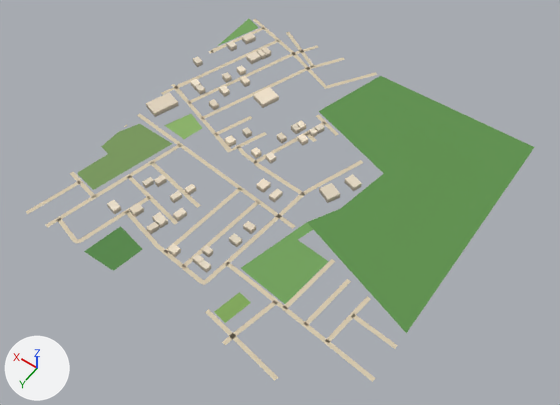
What one commit did to the glTF model public/assets/bengaluru-region-v1/tiles/t21_-20-l1.glb.
Both versions are drawn from a 50 mm lens placed at (10363.0, -9188.0, 820.0), pointed at (10744.0, -9722.0, -18.0). Every picture has the same lights, and +X, +Y and +Z are marked at lower left. The picture after the commit comes second. Vertices at exactly the same position are counted once.

Objects in the first picture: 'building', 'ground'.
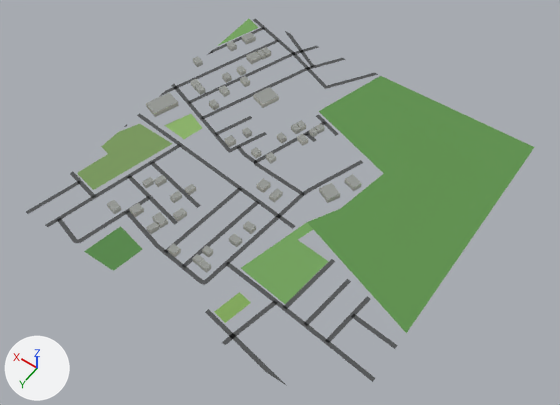
What changed in the scene script:
```text
Change me_building:
    used by ob_building; location = (10500.0, -10000.0, 0.0)
    remove me_building.from_pydata(...)  # 356 vertices, 446 faces; spans x 162.0..507.0, y 41.0..439.0, z 0.0..8.0
    add me_building.from_pydata(...)  # 356 vertices, 536 faces; spans x 162.0..507.0, y 41.0..439.0, z 0.0..8.0
    me_building part 1: 446 kept faces spanning x 162.0..507.0, y 41.0..439.0, z 0.0..8.0 get new vertex colours
    edits to the shape of me_building do not show in these pictures
Change me_ground:
    used by ob_ground; location = (10500.0, -10000.0, 0.0)
    remove me_ground.from_pydata(...)  # 615 vertices, 626 faces; spans x 0.0..503.0, y -3.0..503.0, z 1.0
    add me_ground.from_pydata(...)  # 621 vertices, 632 faces; spans x 0.0..500.0, y 0.0..500.0, z 1.0
    me_ground part 2
    29 vertices are removed from x 35.0..503.0, y -2.0..503.0, z 1.0
    45 faces are deleted
    27 vertices move from x 127.0..503.0, y -3.0..499.0, z 1.0 to x 134.0..500.0, y 0.0..500.0, z 1.0
    34 vertices are added at x 13.0..500.0, y 0.0..500.0, z 1.0
    50 new faces join them
    me_ground part 3
    5 vertices are removed from x 405.0..501.0, y 473.0..499.0, z 1.0
    11 faces are deleted
    8 vertices move from x 458.0..501.0, y 412.0..501.0, z 1.0 to x 458.0..500.0, y 412.0..500.0, z 1.0
    6 vertices are added at (499.0, 493.0, 1.0), (500.0, 500.0, 1.0), (500.0, 496.0, 1.0), (413.0, 498.0, 1.0), (413.0, 492.0, 1.0), (406.0, 493.0, 1.0)
    12 new faces join them
    me_ground part 4: 264 kept faces spanning x 0.0..500.0, y 0.0..500.0, z 1.0 get new vertex colours; the middle colour goes from beige #d7c9ae to dark grey #535556
```

Boxes [x1, y1, x2, y2] around the edits, measured in the pictures (560 x 405 px; the box of a moved part takes in the faces that stretch with it):
'ground', reshaped: before [26, 19, 534, 382]; after [26, 19, 534, 386]
part 1 of me_building, recoloured: [107, 32, 362, 273] in both
part 2 of me_ground, moved or reshaped: before [120, 32, 377, 382]; after [120, 31, 378, 386]
part 3 of me_ground, moved or reshaped: before [26, 172, 102, 243]; after [26, 171, 102, 243]
part 4 of me_ground, recoloured: [46, 19, 398, 355] in both
